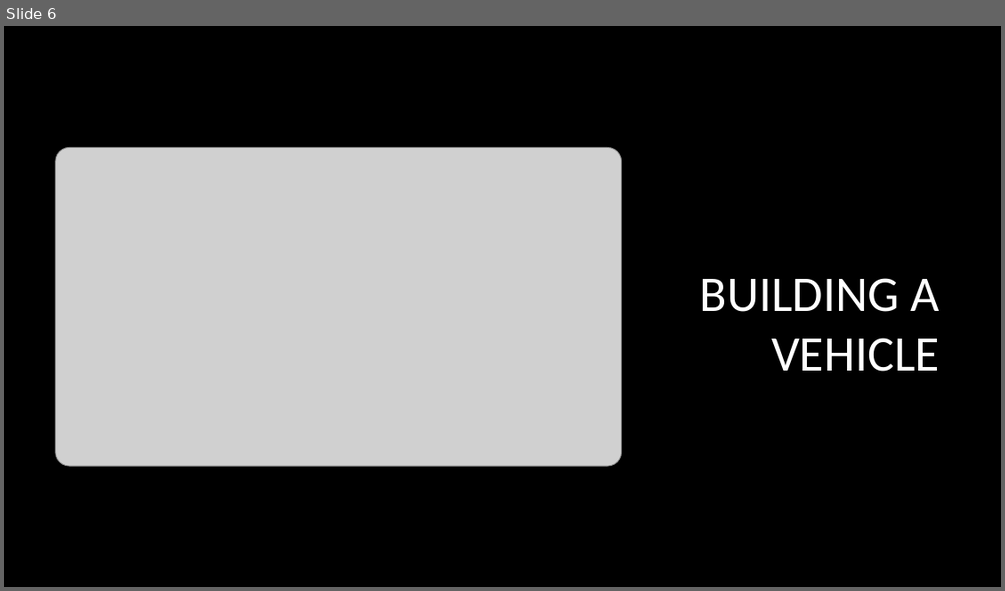
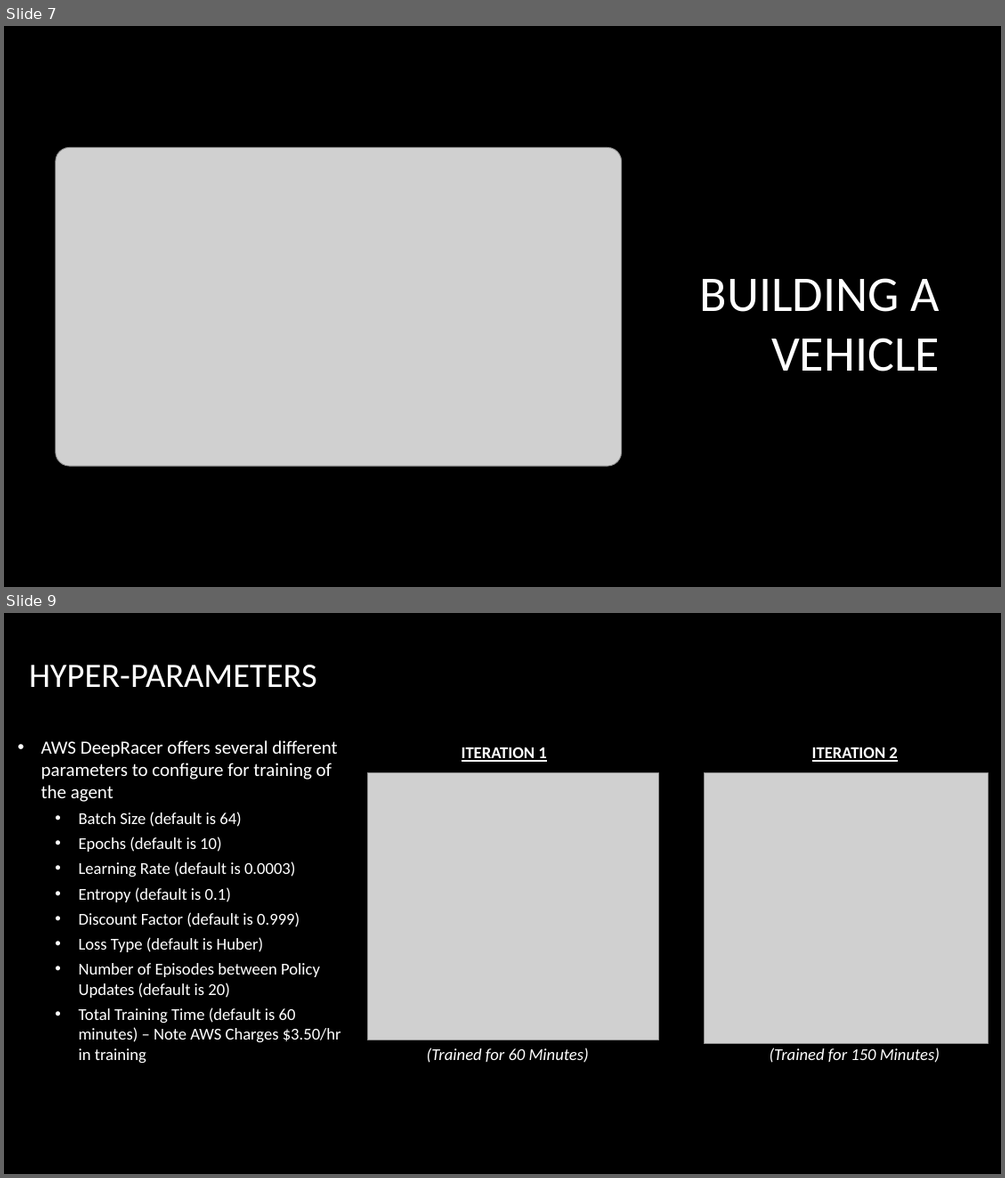
Before and after one commit to mwilchek/DeepRacer-2020, a slide deck: Final_Project_Presentation.pptx. Shown one above the other, each under a label of ours: slide 6 before the commit, slides 7 and 9 after it; the slides between them are not shown. The pictures are 1005x591 and 1005x1178 pixels, drawn with LibreOffice and Linux fonts; fonts in the diff are those of the drawing; grey boxes stand for pictures; background and template pictures are left out. Boxes give left, top, right and bottom in pixels: in the first picture for what was removed or moved away, otherwise in the second. Text is boxed around its words. In the diff, an @@ line names an element or a change of style, - is before the commit and + after.

```diff
--- a/Final_Project_Presentation.pptx
+++ b/Final_Project_Presentation.pptx
@@ slide 9 added at [4,613,1001,1174], background picture (left out) @@
@@ title added at [29,665,317,688], 33 pt, text #FFFFFF @@
+HYPER-PARAMETERS
@@ text added at [41,740,341,1063], 16 pt, text #FFFFFF @@
+• AWS DeepRacer offers several different parameters to configure for training of the agent
+  • Batch Size (default is 64)
+  • Epochs (default is 10)
+  • Learning Rate (default is 0.0003)
+  • Entropy (default is 0.1)
+  • Discount Factor (default is 0.999)
+  • Loss Type (default is Huber)
+  • Number of Episodes between Policy Updates (default is 20)
+  • Total Training Time (default is 60 minutes) – Note AWS Charges $3.50/hr in training
@@ text added at [461,747,546,762], 16 pt, text #FFFFFF, bold, underline @@
+ITERATION 1
@@ text added at [812,747,897,762], 16 pt, text #FFFFFF, bold, underline @@
+ITERATION 2
@@ picture added at [368,773,659,1040] @@
@@ picture added at [704,773,988,1044] @@
@@ text added at [427,1047,589,1062], 16 pt, text #FFFFFF, italic @@
+(Trained for 60 Minutes)
@@ text added at [769,1047,939,1062], 16 pt, text #FFFFFF, italic @@
+(Trained for 150 Minutes)
@@ what was slide 6 is now slide 7 @@
```
Also in this commit, not shown: 1 slide changed, 7 other slides added, 4 slides removed.
